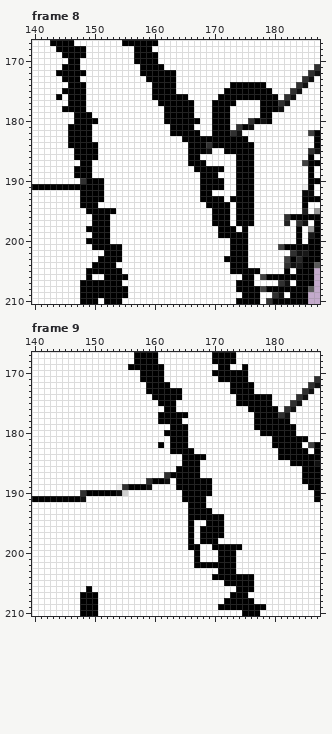
Pixel-art file: done/fat_guy_run.aseprite. Above is the file before it was changed.
251x285 pixels, 17 frames. Colours within 5 levels of each other are drawn and written as one. Shown: frame 8: x 140..187, y 167..210; frame 9: x 140..187, y 167..210. The commit also changed other frames or places, which this record leaves out.
The result:
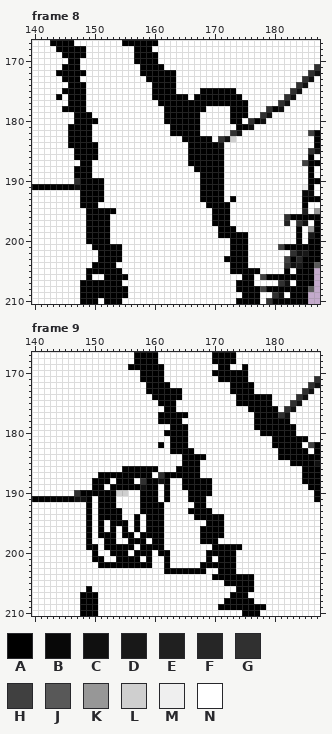
Palette (. is transparent): A #000000  B #080808  C #101010  D #181818  E #202020  F #262626  G #303030  H #404040  J #585858  K #979797  L #cfcfcf  M #efefef  N #ffffff
The commit says: fat_guy_rope_sprite sheet
Edits made:
layer "rope" added
--- frame 8, layers "rope", "hook"
@@ x 140..187 @@
 173 NNNNNAAANNNNNNNNNNNAAAAANNNNNNNNNNNNNNNNNNNNNGCN
-174 NNNNNNAAANNNNNNNNNNNAAAANNNNNNNNNAAAAAANNNNNGCNN
-175 NNNNNAAAANNNNNNNNNNNAAAANNNNNNNNAAAAAAAANNNGCNNN
-176 NNNNANAAANNNNNNNNNNNAAAAAANNNNNAAAAAAAAAANGCNNNN
-177 NNNNNNAAANNNNNNNNNNNNAAAAAANNNAAAANNNNAAAGCNNNNN
-178 NNNNNAAAANNNNNNNNNNNNNAAAAANNNAAANNNNNAAACNNNNNN
-179 NNNNNNNAAANNNNNNNNNNNNAAAAANNNAAANNNNNAANNNNNNNN
-180 NNNNNNNAAAANNNNNNNNNNNAAAAAANNAAANNNGACANNNNNNNN
-181 NNNNNNAAAANNNNNNNNNNNNNAAAANNNAAANGACNNNNNNNNNNN
-182 NNNNNNAAAANNNNNNNNNNNNNAAAAANNAAAGCNNNNNNNNNNNHA
-183 NNNNNNAAAANNNNNNNNNNNNNNNAAAAAAAAAAANNNNNNNNNNNA
-184 NNNNNNAAAAANNNNNNNNNNNNNNNAAAGAAAAAAANNNNNNNNNNA
-185 NNNNNNNAAAANNNNNNNNNNNNNNNAAACNNAAAAANNNNNNNNNGC
-186 NNNNNNNAAAANNNNNNNNNNNNNNNAANNNNNNAAANNNNNNNNNAN
-187 NNNNNNNNAANNNNNNNNNNNNNNNNAAANNNNNAAANNNNNNNNHAA
-188 NNNNNNNAAANNNNNNNNNNNNNNNNNAAAAANNAAANNNNNNNNNAN
-189 NNNNNNNAAANNNNNNNNNNNNNNNNNNAAANNNAAANNNNNNNNNAN
-190 NNNNNNNNGAAANNNNNNNNNNNNNNNNAAAANNAAANNNNNNNNNAA
-191 AAAAAAAAAAAANNNNNNNNNNNNNNNNAAAANNAAANNNNNNNNMAN
-192 NNNNNNNNAAAANNNNNNNNNNNNNNNNAANNNNAAANNNNNNNNBBN
-193 NNNNNNNNAAAANNNNNNNNNNNNNNNNAAAANAAAANNNNNNNNAAA
-194 NNNNNNNNAAANNNNNNNNNNNNNNNNNNAAAANAAANNNNNNNNANN
-195 NNNNNNNNNAAAAANNNNNNNNNNNNNNNNAAANAAANNNNNNNNENK
-196 NNNNNNNNNNAAANNNNNNNNNNNNNNNNNAAANAAANNNNNGAAAAA
-197 NNNNNNNNNNAAANNNNNNNNNNNNNNNNNAAANAAANNNNNENGCNA
-198 NNNNNNNNNAAAANNNNNNNNNNNNNNNNNNAAANANNNNNNNNANKA
-199 NNNNNNNNNNAAANNNNNNNNNNNNNNNNNNAAAAANNNNNNNNANDA
+174 NNNNNNAAANNNNNNNNNNNAAAANNNNNNNNNNNNNNNNNNNNGCNN
+175 NNNNNAAAANNNNNNNNNNNAAAANNNNAAAAAANNNNNNNNNGCNNN
+176 NNNNANAAANNNNNNNNNNNAAAAAANAAAAAAAANNNNNNNGCNNNN
+177 NNNNNNAAANNNNNNNNNNNNAAAAAAAAAAAAAAANNNNNGCNNNNN
+178 NNNNNAAAANNNNNNNNNNNNNAAAAAAANNNNAAANNNGACNNNNNN
+179 NNNNNNNAAANNNNNNNNNNNNAAAAAANNNNNAAANNGCNNNNNNNN
+180 NNNNNNNAAAANNNNNNNNNNNAAAAAANNNNNAANGACNNNNNNNNN
+181 NNNNNNAAAANNNNNNNNNNNNNAAAAANNNNNNAACNNNNNNNNNNN
+182 NNNNNNAAAANNNNNNNNNNNNNAAAAANNNNMGCNNNNNNNNNNNHA
+183 NNNNNNAAAANNNNNNNNNNNNNNNAAAAANGCLNNNNNNNNNNNNNA
+184 NNNNNNAAAAANNNNNNNNNNNNNNNAAAAACNNNNNNNNNNNNNNNA
+185 NNNNNNNAAAANNNNNNNNNNNNNNNAAAAAANNNNNNNNNNNNNNGC
+186 NNNNNNNAAAANNNNNNNNNNNNNNNAAAAAANNNNNNNNNNNNNNAN
+187 NNNNNNNNAANNNNNNNNNNNNNNNNAAAAAANNNNNNNNNNNNNHAA
+188 NNNNNNNAAANNNNNNNNNNNNNNNNNAAAAANNNNNNNNNNNNNNAN
+189 NNNNNNNAAANNNNNNNNNNNNNNNNNNAAAANNNNNNNNNNNNNNAN
+190 NNNNNNNGAAAANNNNNNNNNNNNNNNNAAAANNNNNNNNNNNNNNAA
+191 AAAAAAACAAAANNNNNNNNNNNNNNNNAAAANNNNNNNNNNNNNMAN
+192 NNNNNNNNAAAANNNNNNNNNNNNNNNNAAAANNNNNNNNNNNNNBBN
+193 NNNNNNNNAAAANNNNNNNNNNNNNNNNAAAANANNNNNNNNNNNAAA
+194 NNNNNNNNAAANNNNNNNNNNNNNNNNNNAAAANNNNNNNNNNNNANN
+195 NNNNNNNNNAAAAANNNNNNNNNNNNNNNNAAANNNNNNNNNNNNENK
+196 NNNNNNNNNAAAANNNNNNNNNNNNNNNNNAAANNNNNNNNNGAAAAA
+197 NNNNNNNNNAAAANNNNNNNNNNNNNNNNNAAANNNNNNNNNENGCNA
+198 NNNNNNNNNAAAANNNNNNNNNNNNNNNNNNAAANNNNNNNNNNANKA
+199 NNNNNNNNNAAAANNNNNNNNNNNNNNNNNNAAAAANNNNNNNNANDA
 200 NNNNNNNNNAAAANNNNNNNNNNNNNNNNNNNNAAANNNNNNNNANAA
 201 NNNNNNNNNNAAAAANNNNNNNNNNNNNNNNNNAAANNNNNHAAAAAA
-202 NNNNNNNNNNNNAAANNNNNNNNNNNNNNNNNNAAANNNNNNNGCDAA
+202 NNNNNNNNNNNAAAANNNNNNNNNNNNNNNNNNAAANNNNNNNGCDAA
 203 NNNNNNNNNNNAAAANNNNNNNNNNNNNNNNNAAAANNNNNNHAFAAA
--- frame 9, layers "rope", "hook"
@@ x 145..172 @@
 185 NNNNNNNNNNNNNNNNNNNNAAANNNNN
-186 NNNNNNNNNNNNNNNNNNNAAAANNNNN
-187 NNNNNNNNNNNNNNNNNGAAAAANNNNN
-188 NNNNNNNNNNNNNNGAACNAAAAAANNN
-189 NNNNNNNNNMGAAACNNNNAAAAAANNN
-190 NNNGAAAAACLNNNNNNNNNAAAAANNN
-191 AAACNNNNNNNNNNNNNNNNAAAANNNN
-192 NNNNNNNNNNNNNNNNNNNNNAAANNNN
-193 NNNNNNNNNNNNNNNNNNNNNAAAANNN
-194 NNNNNNNNNNNNNNNNNNNNNAAAAAAN
-195 NNNNNNNNNNNNNNNNNNNNNANNAAAN
-196 NNNNNNNNNNNNNNNNNNNNNANAAAAN
-197 NNNNNNNNNNNNNNNNNNNNNANAAAAN
-198 NNNNNNNNNNNNNNNNNNNNNANAAANN
-199 NNNNNNNNNNNNNNNNNNNNNAANNAAA
-200 NNNNNNNNNNNNNNNNNNNNNNANNNAA
-201 NNNNNNNNNNNNNNNNNNNNNNANNNAA
-202 NNNNNNNNNNNNNNNNNNNNNNAAAAAA
-203 NNNNNNNNNNNNNNNNNNNNNNNNNNAA
+186 NNNNNNNNNNAAAAAANNNAAAANNNNN
+187 NNNNNNAAAAAAAAANGAAAAAANNNNN
+188 NNNNNAAANAAANGAACANNAAAAANNN
+189 NNNNNAANAAAAACAANANNAAAAANNN
+190 NNGAAAAAALLNNAAANANNNAAAANNN
+191 AACCANAAANNNNAAANANNNAAANNNN
+192 NNNNANAAANNNNAAAANNNNNAANNNN
+193 NNNNANAAAANNNAAAANNNNAAAANNN
+194 NNNNANAAAANNANAAANNNNNAAAAAN
+195 NNNNANANAAANANAAANNNNNNNAAAN
+196 NNNNANANANANANAAANNNNNNAAAAN
+197 NNNNANAAANAANAAAANNNNNNAAAAN
+198 NNNNANNAANNAAANAANNNNNNAAANN
+199 NNNNAANAAAAANAAAANNNNNNNNAAA
+200 NNNNNANNAAANAAANAANNNNNNAAAA
+201 NNNNNAANNAAAANANNANNNNNNANAA
+202 NNNNNNAAAAAAAAANNANNNNNAAAAA
+203 NNNNNNNNNNNNNNNNNAAAAAAANNAA
 204 NNNNNNNNNNNNNNNNNNNNNNNNNAAA
Boxes around the changes in both pictures, in picture pixels (x1, y1, x2, y2):
changed: (194, 82, 278, 232)
changed: (74, 178, 104, 256)
changed: (74, 466, 218, 574)
